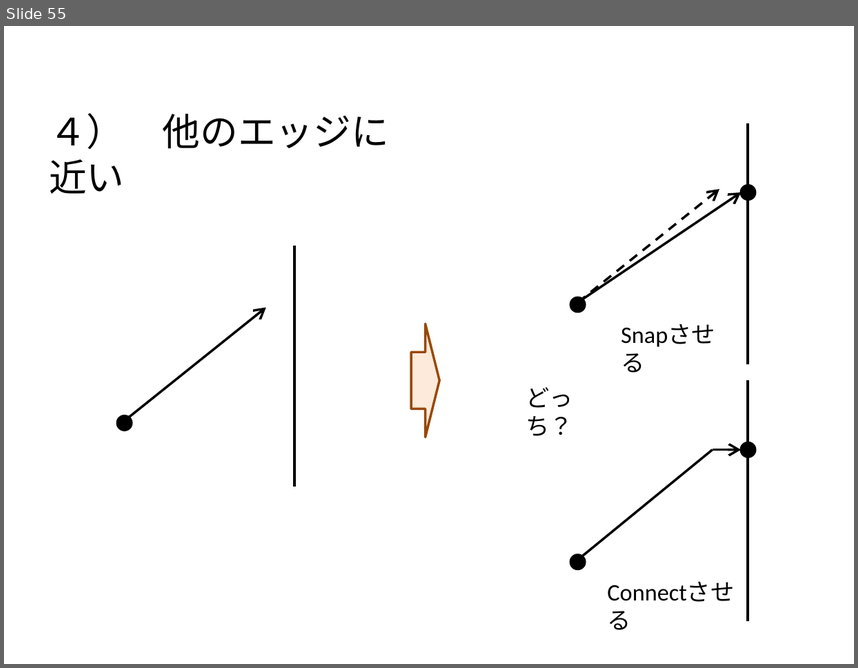
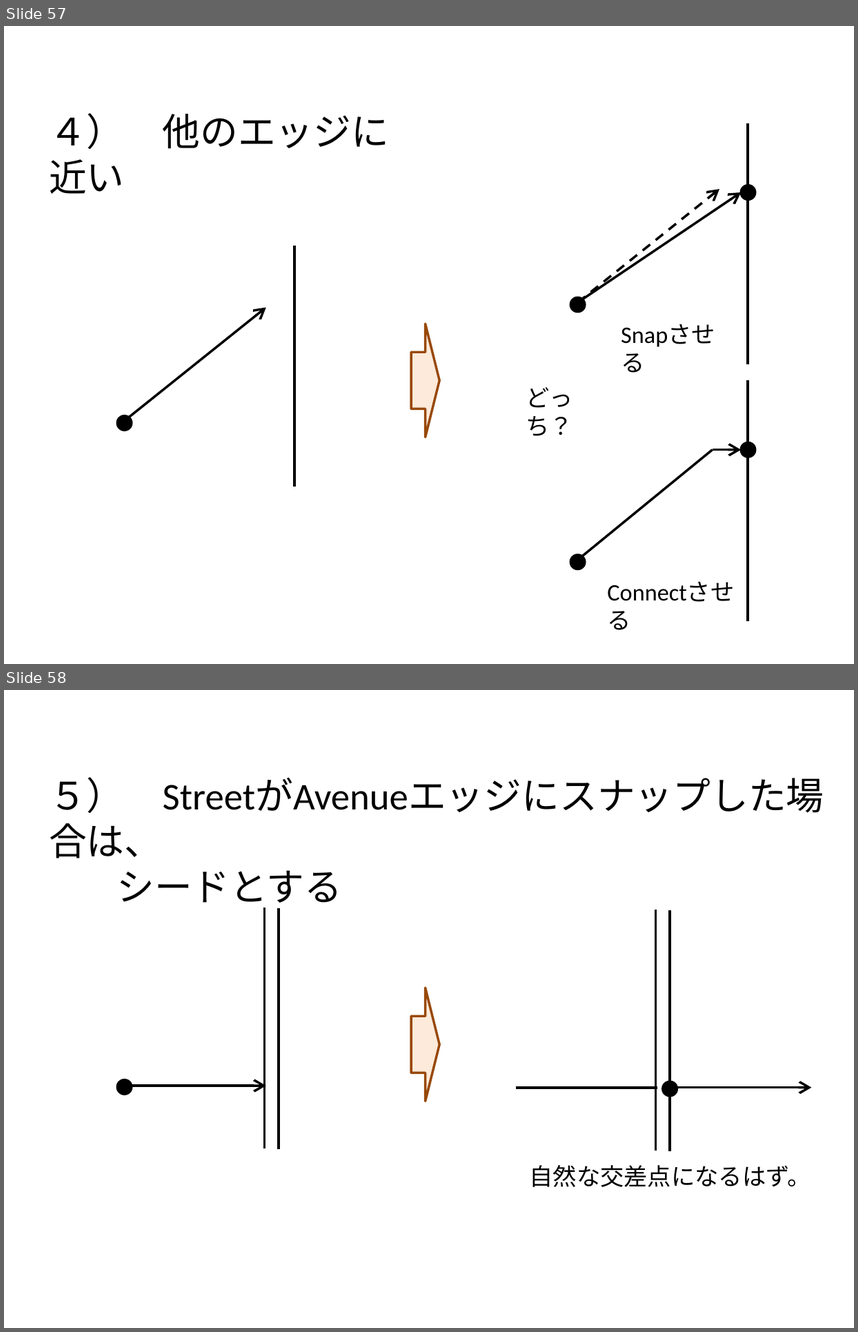
Before and after one commit to gnishida/RoadDesigner, a slide deck: RoadDesigner.pptx. Shown one above the other, each under a label of ours: slide 55 before the commit, slides 57 and 58 after it. The pictures are 858x668 and 858x1332 pixels, drawn with LibreOffice and Linux fonts; fonts in the diff are those of the drawing. Boxes give left, top, right and bottom in pixels: in the first picture for what was removed or moved away, otherwise in the second. Text is boxed around its words. In the diff, an @@ line names an element or a change of style, - is before the commit and + after.

```diff
--- a/RoadDesigner.pptx
+++ b/RoadDesigner.pptx
@@ slide 58 added at (x1=4, y1=690, x2=854, y2=1328), background #FFFFFF @@
@@ text added at (x1=49, y1=777, x2=342, y2=910), 32 pt, text #000000 @@
+５） StreetがAvenueエッジにスナップした場合は、
+シードとする
@@ line added from (264, 907) to (264, 1148), #000000 2 pt @@
@@ line added from (279, 907) to (279, 1149), #000000 2 pt @@
@@ line added from (656, 909) to (656, 1151), #000000 2 pt @@
@@ line added from (670, 910) to (670, 1151), #000000 2 pt @@
@@ right arrow added at (x1=411, y1=987, x2=439, y2=1101), fill #FDEADA, outline #984807 2 pt @@
@@ ellipse added at (x1=117, y1=1079, x2=132, y2=1094), fill #000000, outline #000000 2 pt @@
@@ ellipse added at (x1=663, y1=1081, x2=677, y2=1096), fill #000000, outline #000000 2 pt @@
@@ arrow added from (125, 1085) to (266, 1085), #000000 2 pt @@
@@ line added from (516, 1088) to (657, 1088), #000000 2 pt @@
@@ arrow added from (670, 1087) to (811, 1087), #000000 2 pt @@
@@ text added at (x1=530, y1=1165, x2=811, y2=1187), 20 pt, text #000000 @@
+自然な交差点になるはず。
@@ what was slide 55 is now slide 57 @@
```
Also in this commit, not shown: 2 other slides added, 5 other files.
